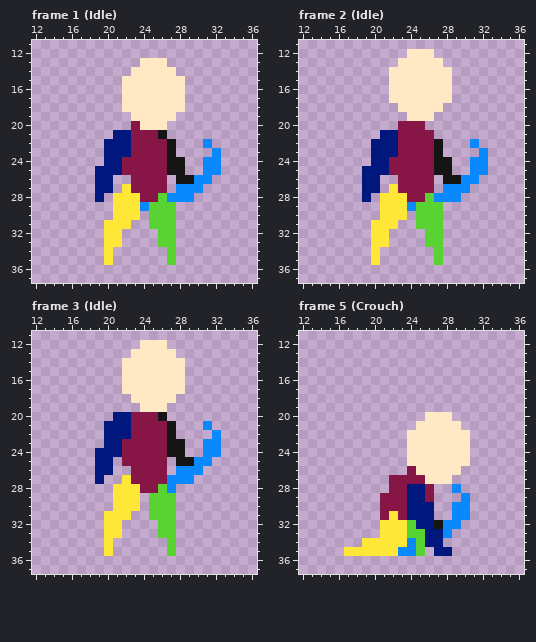
One commit to this pixel-art file: Assets/Home_bred/Archer/NewArcherBase.aseprite. Above: the version before the commit.
48x48 pixels, 74 frames. Shown: frame 1 (Idle): x 12..36, y 11..37; frame 2 (Idle): x 12..36, y 11..37; frame 3 (Idle): x 12..36, y 11..37; frame 5 (Crouch): x 12..36, y 11..37. The commit also changed other frames, which this record leaves out.
And afterwards:
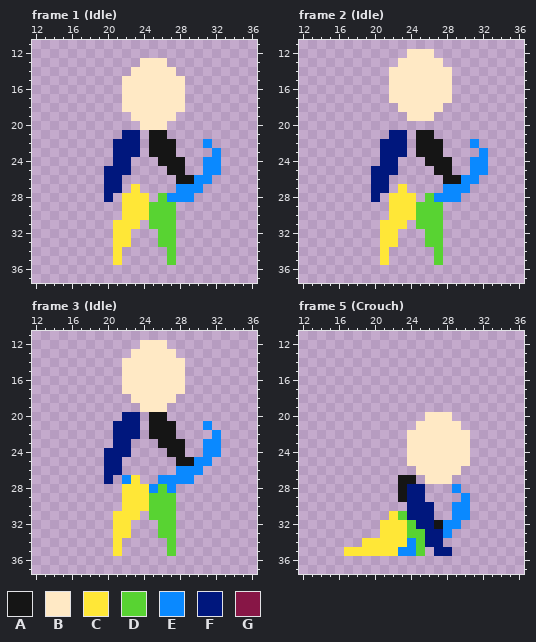
Palette (. is transparent): A #151515  B #ffe9c5  C #ffe737  D #58d332  E #0a89ff  F #00177d  G #871646
The exact change:
layer "Torso" now hidden
--- frame 1 (Idle)
@@ x 17..28 @@
 19 ......BBBBB.
-20 ......GBBB..
-21 ....FFGGGA..
-22 ...FFFGGGGA.
-23 ...FFFGGGGA.
-24 ...FFGGGGGAA
-25 ..FFFGGGGGAA
-26 ..FF..GGGG.A
-27 ..FF.CGGGG.E
-28 ..F.CCCGGDEE
-29 ....CCCEDDD.
-30 ....CCC.DDD.
-31 ...CCC..DDD.
-32 ...CC....DD.
-33 ...CC....DD.
-34 ...C......D.
-35 ...C......D.
+20 .......BBB..
+21 .....FF.AA..
+22 ....FFF.AAA.
+23 ....FFF.AAA.
+24 ....FF...AAA
+25 ...FFF....AA
+26 ...FF......A
+27 ...FF.C....E
+28 ...F.CCC.DEE
+29 .....CCCDDD.
+30 .....CCCDDD.
+31 ....CCC.DDD.
+32 ....CC...DD.
+33 ....CC...DD.
+34 ....C.....D.
+35 ....C.....D.
 36 ............
--- frame 2 (Idle)
@@ x 17..28 @@
 19 .......BBB..
-20 ......GGG...
-21 ....FFGGGG..
-22 ...FFFGGGGA.
-23 ...FFFGGGGA.
-24 ...FFGGGGGAA
-25 ..FFFGGGGGAA
-26 ..FF..GGGG.A
-27 ..FF.CGGGG.E
-28 ..F.CCCGGDEE
-29 ....CCCEDDD.
-30 ....CCC.DDD.
-31 ...CCC..DDD.
-32 ...CC....DD.
-33 ...CC....DD.
-34 ...C......D.
-35 ...C......D.
+20 ............
+21 .....FF.AA..
+22 ....FFF.AAA.
+23 ....FFF.AAA.
+24 ....FF...AAA
+25 ...FFF....AA
+26 ...FF......A
+27 ...FF.C....E
+28 ...F.CCC.DEE
+29 .....CCCDDD.
+30 .....CCCDDD.
+31 ....CCC.DDD.
+32 ....CC...DD.
+33 ....CC...DD.
+34 ....C.....D.
+35 ....C.....D.
 36 ............
--- frame 3 (Idle)
@@ x 17..28 @@
 19 .......BBB..
-20 ....FFGGGA..
-21 ...FFFGGGGA.
-22 ...FFFGGGGA.
-23 ...FFGGGGGAA
-24 ..FFFGGGGGAA
-25 ..FF.GGGGG.A
-26 ..FF..GGGG.E
-27 ..F..CGGGGEE
-28 ....CCCGGDE.
-29 ....CCC.DDD.
-30 ....CCC.DDD.
-31 ...CCC..DDD.
-32 ...CC....DD.
-33 ...CC....DD.
-34 ...C......D.
-35 ...C......D.
+20 .....FF.AA..
+21 ....FFF.AAA.
+22 ....FFF.AAA.
+23 ....FF...AAA
+24 ...FFF....AA
+25 ...FF......A
+26 ...FF......E
+27 ...F.EC..EEE
+28 .....CCCEDE.
+29 .....CCCDDD.
+30 .....CCCDDD.
+31 ....CCC.DDD.
+32 ....CC...DD.
+33 ....CC...DD.
+34 ....C.....D.
+35 ....C.....D.
 36 ............
--- frame 5 (Crouch)
@@ x 19..28 @@
 25 .....BBBBB
-26 .....GBBBB
-27 ...GGGGBBB
-28 ...GGFFG..
-29 ..GGGFFG..
-30 ..GGGFFF..
-31 ..GCGFFF..
+26 ......BBBB
+27 ....AA.BBB
+28 ....AFF...
+29 ....AFF...
+30 .....FFF..
+31 ...CDFFF..
 32 ..CCCDFFAE
Pixel boxes of the changes (left, top, right, bottom) in both pictures:
changed: (95, 121, 167, 265)
changed: (362, 121, 434, 265)
changed: (95, 412, 167, 556)
changed: (380, 466, 434, 520)
